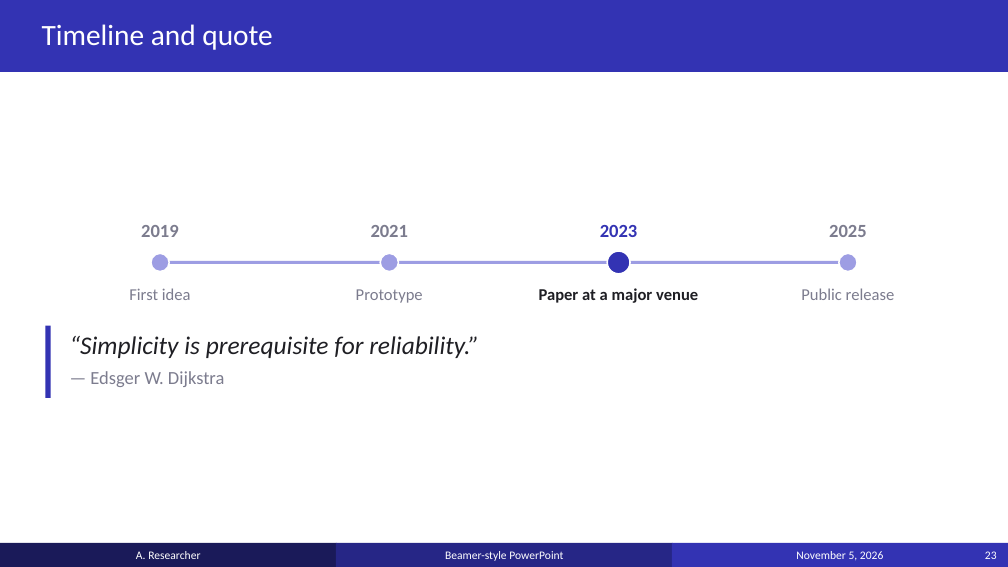
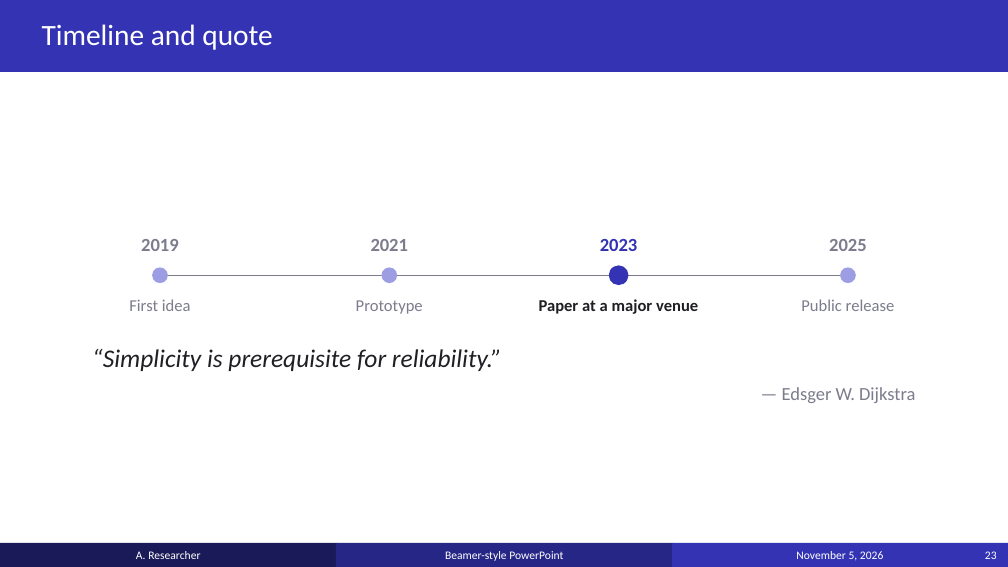
Before and after one commit to anoted/ppt-templated, a slide deck: slide 23 of examples/example_deck.pptx. Drawn at 1008x567 pixels with LibreOffice and Linux fonts; fonts in the diff are those of the drawing. Boxes give left, top, right and bottom in pixels: in the first picture for what was removed or moved away, otherwise in the second. Text is boxed around its words. In the diff, an @@ line names an element or a change of style, - is before the commit and + after.

```diff
--- a/examples/example_deck.pptx
+++ b/examples/example_deck.pptx
@@ rectangle removed at <box>160,261,848,264</box> @@
@@ 4 texts, 3 ellipses: place and size @@
-4 texts, 3 ellipses at <box>141,225,867,271</box>
+4 texts, 3 ellipses at <box>141,239,867,284</box>
@@ outline #FFFFFF 1.5 pt to none in 4 elements at <box>840,268,856,284</box>, <box>152,268,168,284</box>, <box>382,268,398,284</box>, <box>609,265,628,285</box> @@
@@ ellipse: place and size @@
-ellipse at <box>607,251,630,274</box>
+ellipse at <box>609,265,628,285</box>
@@ line added from (160, 275) to (848, 275), #7C7C8E 1.25 pt @@
@@ 4 texts: place and size @@
-4 texts at <box>129,288,895,303</box>
+4 texts at <box>129,299,895,314</box>
@@ rectangle removed at <box>45,326,51,399</box> @@
@@ text "“Simplicity is prerequisite for reliability.”": place and size @@
-text "“Simplicity is prerequisite for reliability.”" at <box>70,336,479,387</box>
+text "“Simplicity is prerequisite for reliability.”" at <box>92,349,915,403</box>
@@ text at <box>782,387,915,403</box>: alignment left to right; more space between paragraphs @@
```
Also in this commit, not shown: 7 other slides changed, 25 other files.
